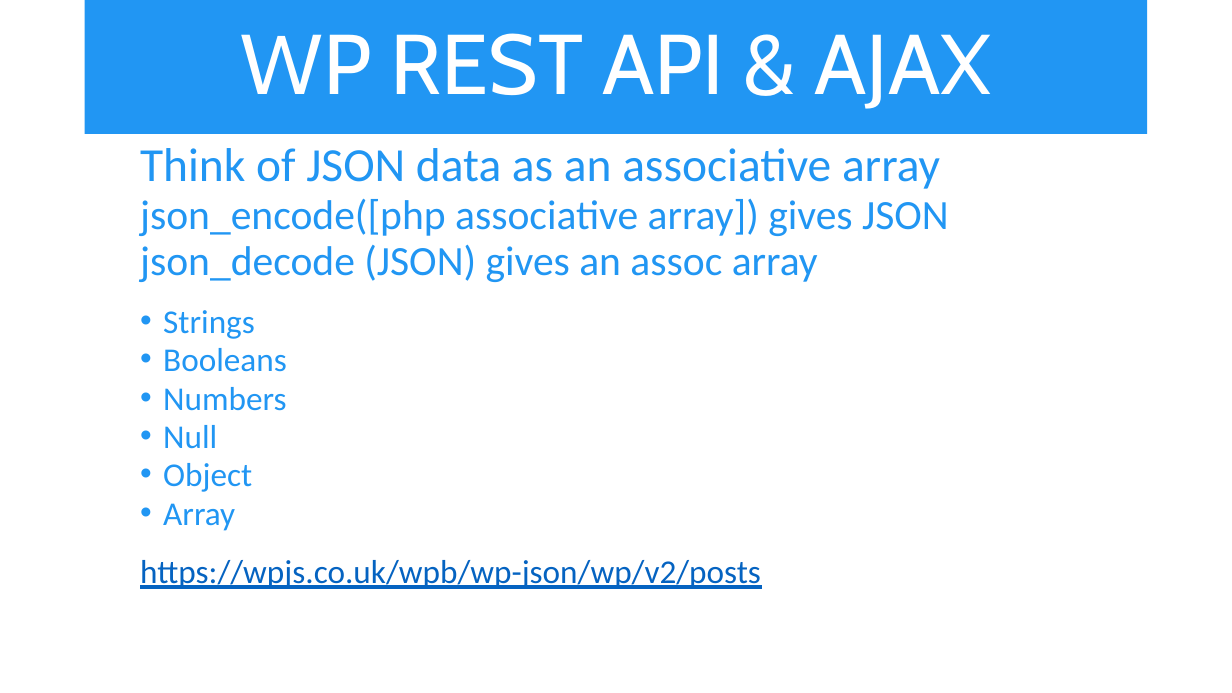
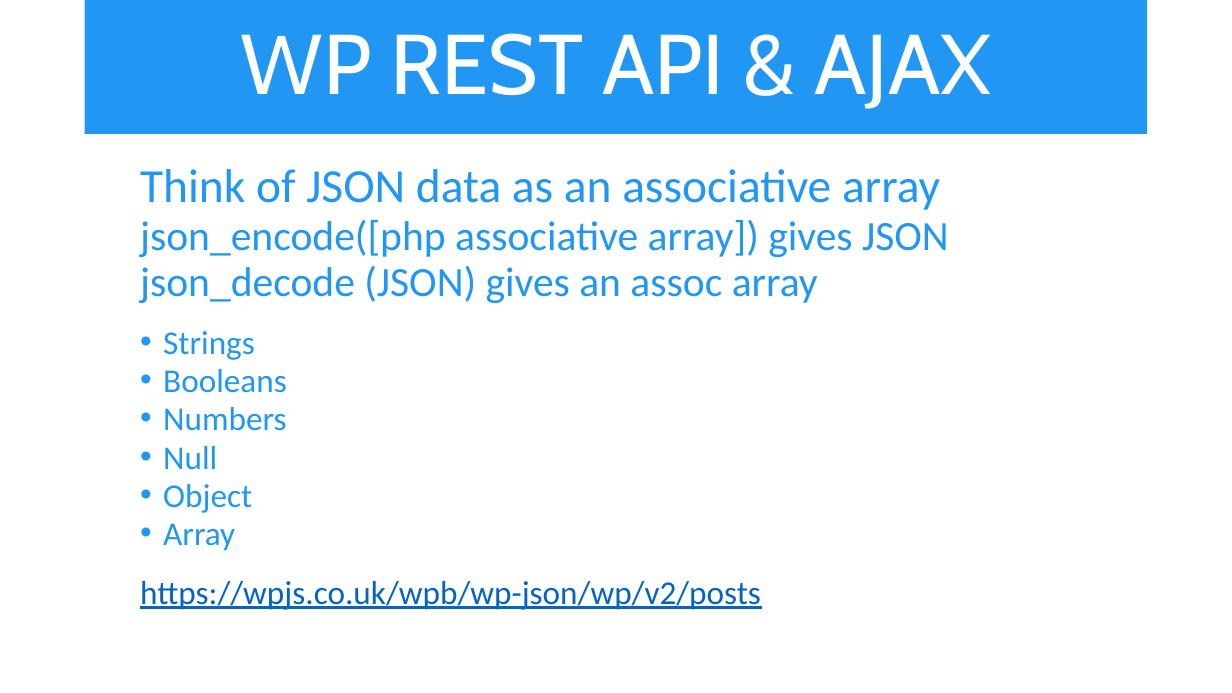
Before and after one commit to iwswordpress/rest, a slide deck: slide 11 of rest-api-workshop.pptx (slide 10 before the commit). Drawn at 1232x693 pixels with LibreOffice and Linux fonts; fonts in the diff are those of the drawing. Boxes give left, top, right and bottom in pixels: in the first picture for what was removed or moved away, otherwise in the second. Text is boxed around its words. In the diff, an @@ line names an element or a change of style, - is before the commit and + after.

```diff
--- a/rest-api-workshop.pptx
+++ b/rest-api-workshop.pptx
@@ text "Think of JSON data as ...": place and size @@
-text "Think of JSON data as ..." at [140,148,949,589]
+text "Think of JSON data as ..." at [140,169,949,610]
```
Also in this commit, not shown: 9 other slides changed, 1 slide added, 5 other files.
